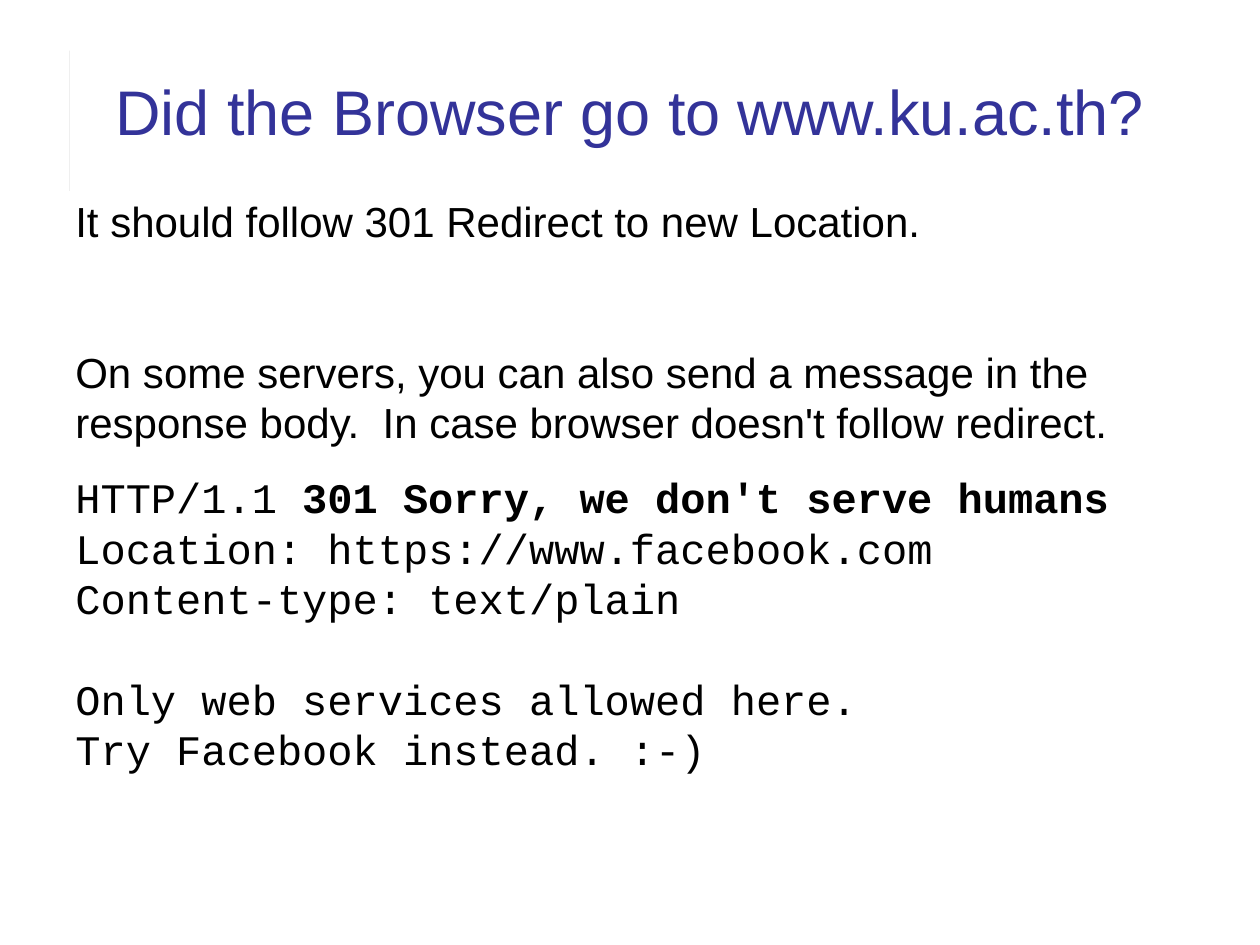
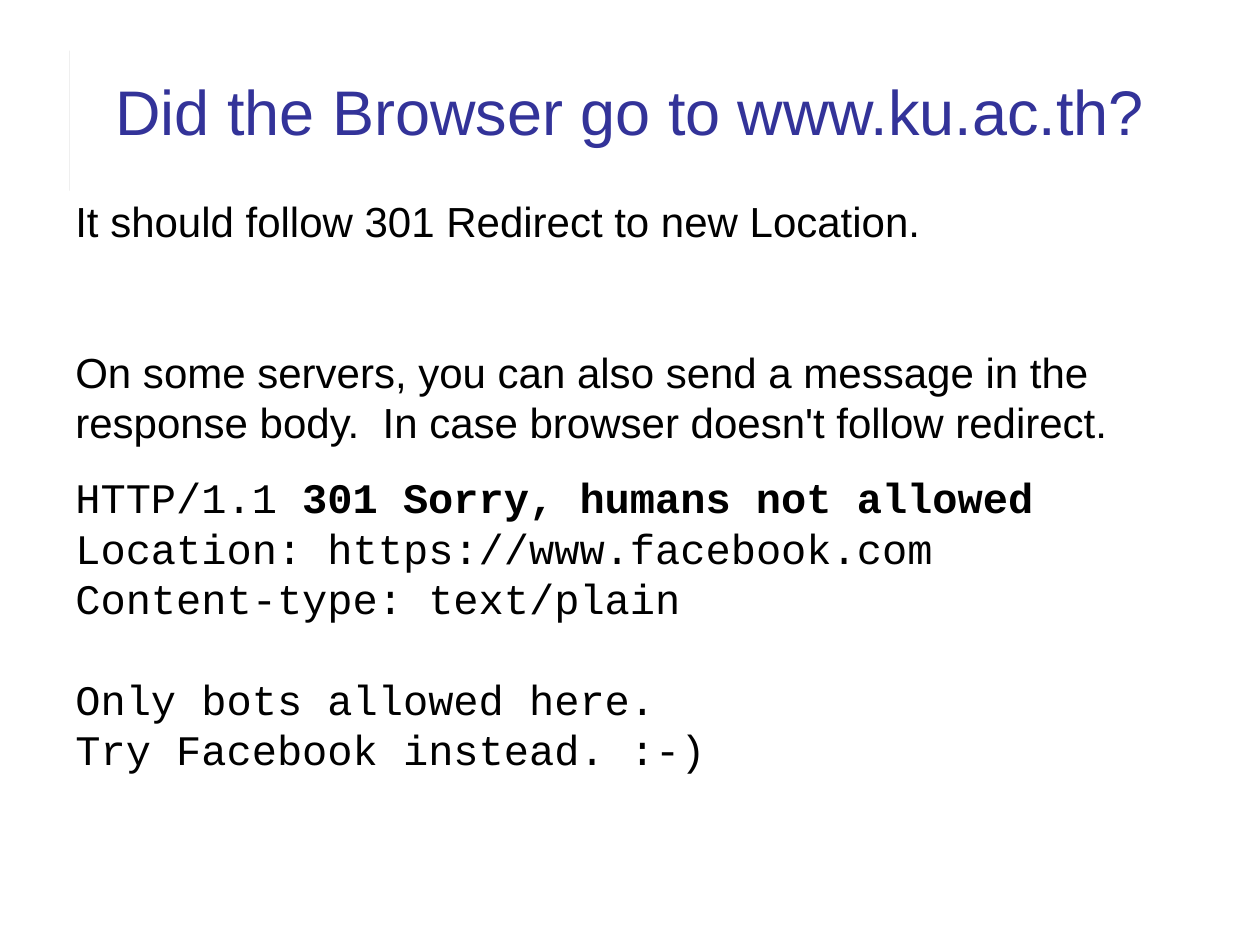
Before and after one commit to cpske/ISP, a slide deck: slide 11 of web/HTTP-in-Action.ppt. Drawn at 1260x945 pixels with LibreOffice and Linux fonts; fonts in the diff are those of the drawing. Boxes give left, top, right and bottom in pixels: in the first picture for what was removed or moved away, otherwise in the second. Text is boxed around its words. In the diff, an @@ line names an element or a change of style, - is before the commit and + after.

```diff
--- a/web/HTTP-in-Action.ppt
+++ b/web/HTTP-in-Action.ppt
@@ text at (75,483,1033,522): text changed @@
-HTTP/1.1 301 Sorry, we don't serve humans
+HTTP/1.1 301 Sorry, humans not allowed
@@ text at (75,685,655,724): text changed @@
-Only web services allowed here.
+Only bots allowed here.
```
Also in this commit, not shown: 8 other slides changed, 21 other files.
